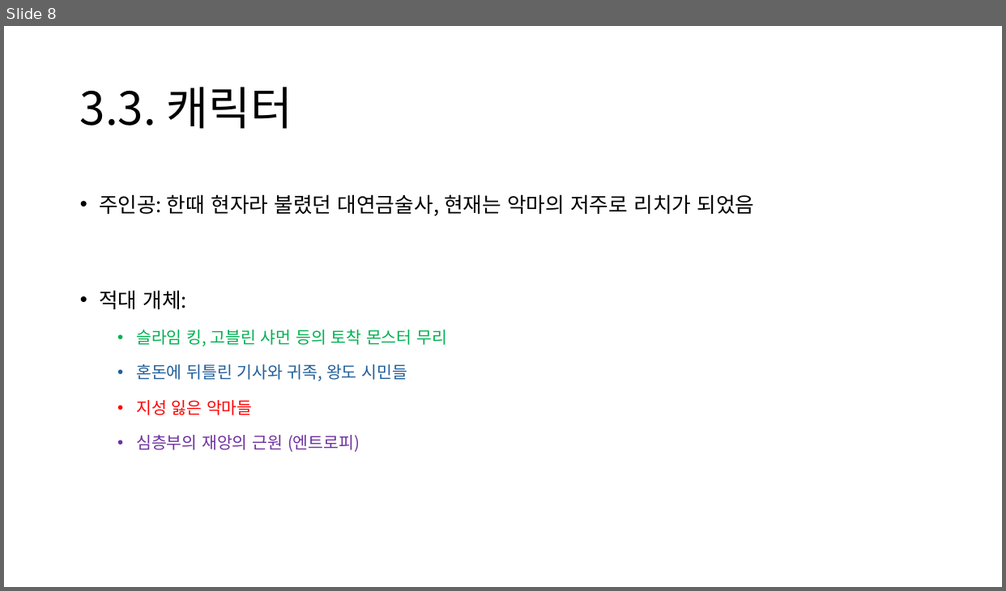
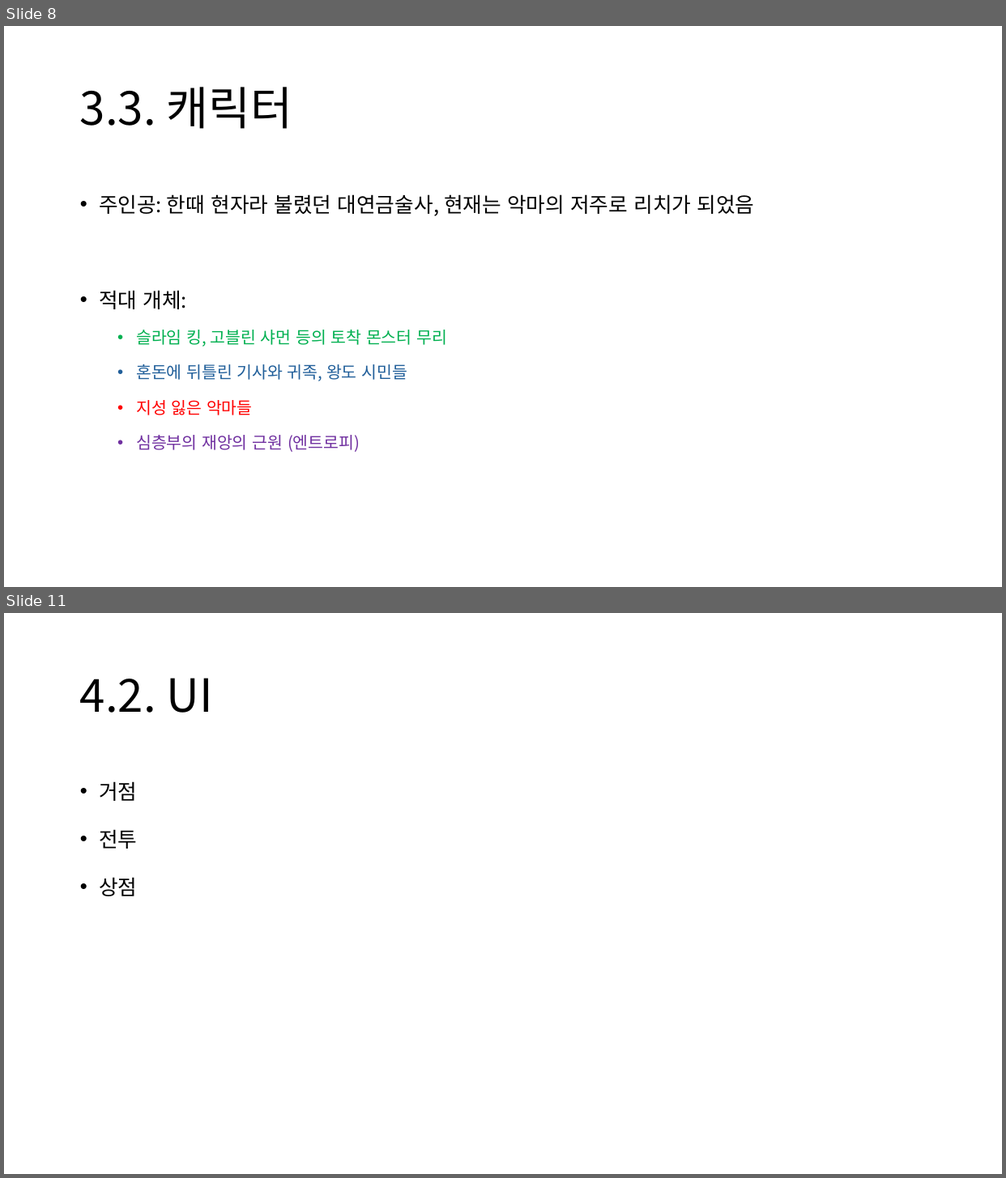
Before and after one commit to CrograNM/Project_Entropy, a slide deck: _문서/_Project Entropy 기획문서.pptx. Shown one above the other, each under a label of ours: slide 8 before the commit, slides 8 and 11 after it; the slides between them are not shown. The pictures are 1006x591 and 1006x1178 pixels, drawn with LibreOffice and Linux fonts; fonts in the diff are those of the drawing. Boxes give left, top, right and bottom in pixels: in the first picture for what was removed or moved away, otherwise in the second. Text is boxed around its words. In the diff, an @@ line names an element or a change of style, - is before the commit and + after.

```diff
--- a/_문서/_Project Entropy 기획문서.pptx
+++ b/_문서/_Project Entropy 기획문서.pptx
@@ slide 11 added at <box>4,613,1002,1174</box>, background #FFFFFF @@
@@ title added at <box>80,678,213,713</box>, 44 pt, text #000000 @@
+4.2. UI
@@ text added at <box>99,781,137,897</box>, 20 pt, text #000000 @@
+• 거점
+• 전투
+• 상점
```
Also in this commit, not shown: 2 slides changed, 2 other slides added.
